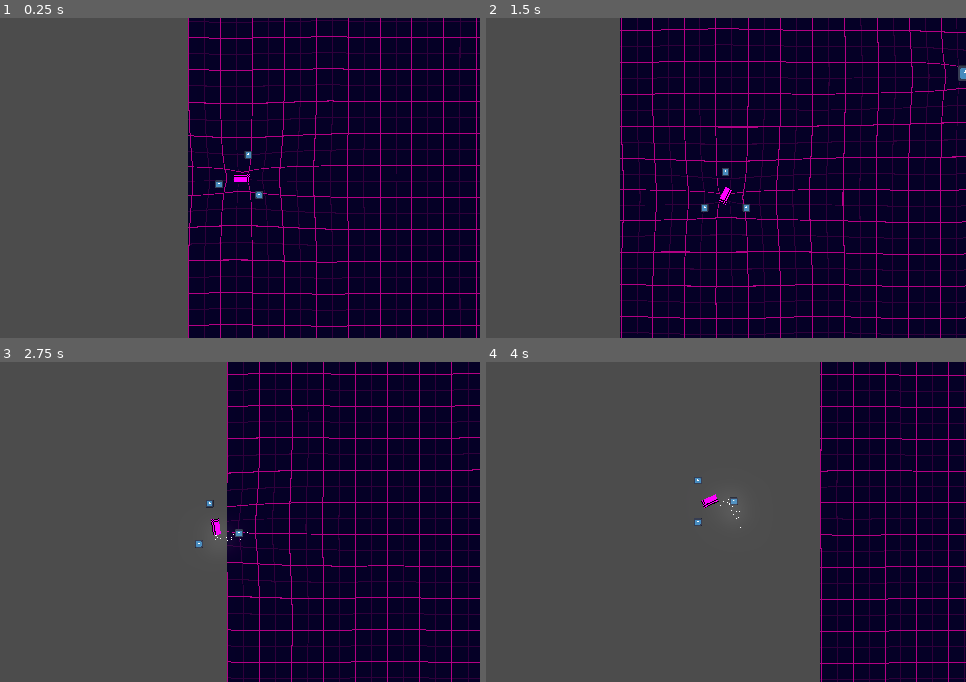
Above: before the commit, frames 1-4 (two rows, left to right).
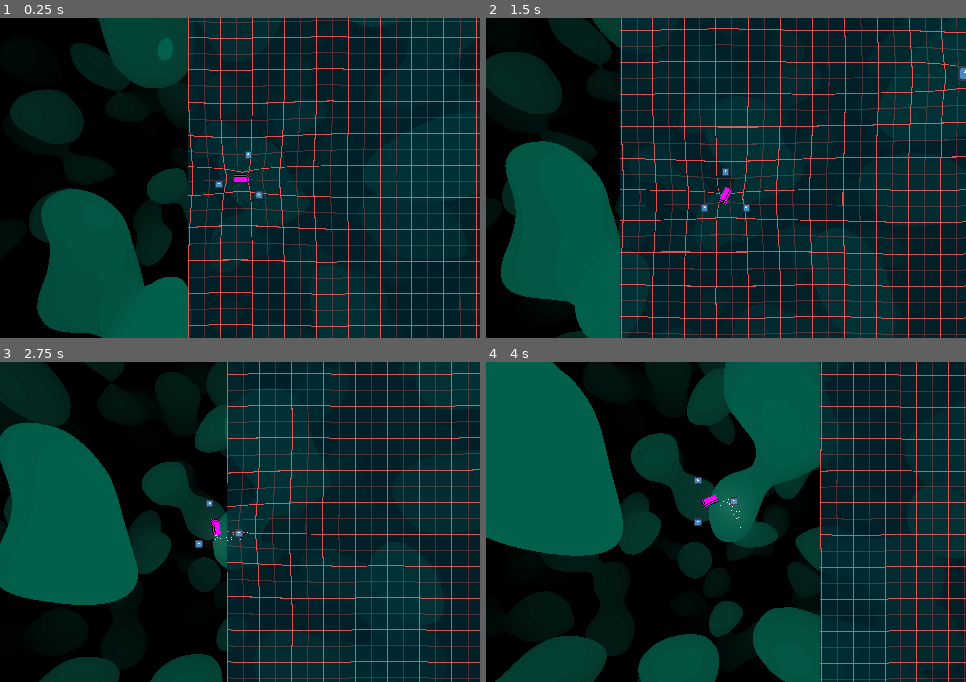
Above: after the commit, the same moments.

Repository: 3xcpy/roguelike-arcade-driving
Game: Godot game, scene res://scenes/main.tscn
Two runs of this game, one before a commit and one after it. Both use one fixed random seed, a clock stepped at 60 frames per second and the inputs below. Before the commit the project starts from res://scenes/stage.tscn. The engine's default icon, where the game draws it, is replaced by a stand-in: a white triangle on a blue panel in a dark square.
Inputs:
- Up to frame 1 (0.25 s): no input
- Up to frame 2 (1.5 s): tap Enter at 0.5 s; hold Right (steer_right) 0.53-1.28 s; tap Alt at 0.6 s; hold Down from 1.28 s (still down); tap Shift at 1.35 s
- Up to frame 3 (2.75 s): release Down at 2.03 s; hold Right (steer_right) from 2.03 s (still down); tap Alt at 2.1 s
- Up to frame 4 (4 s): release Right (steer_right) at 2.78 s; hold Up 2.78-3.53 s; tap Shift at 2.85 s; hold Left (steer_left) from 3.53 s (still down); tap Alt at 3.6 s

The runs differ from the first frame. In frame 1, 100% of the frame differs, in the area x 0-100%, y 0-100%; in frame 2, 100%; in frame 3, 100%; in frame 4, 100%.

Commit message:
new background, unify the distortions and color palette shaders on the floor

Diff:
--- a/project.godot
+++ b/project.godot
@@ -11,7 +11,7 @@
 [application]
 
 config/name="roguelike-arcade-driving"
-run/main_scene="uid://wb45rm4nabob"
+run/main_scene="uid://bi1kkpplws8fv"
 config/features=PackedStringArray("4.5", "GL Compatibility")
 config/icon="res://icon.svg"
 
--- /dev/null
+++ b/scenes/background_layer.tscn
@@ -0,0 +1,30 @@
+[gd_scene load_steps=3 format=3 uid="uid://512cfge4e2ek"]
+
+[ext_resource type="Shader" uid="uid://b0parpvmysipk" path="res://shaders/background.gdshader" id="1_757nl"]
+
+[sub_resource type="ShaderMaterial" id="ShaderMaterial_y0upk"]
+shader = ExtResource("1_757nl")
+shader_parameter/movement_speed = 0.1
+shader_parameter/movement_scale = 2.0
+shader_parameter/color_1 = Color(0, 0.63, 0.49, 1)
+shader_parameter/color_2 = Color(0.16, 0.16, 0.16, 1)
+
+[node name="BackgroundLayer" type="CanvasLayer"]
+layer = -1
+
+[node name="Background" type="Control" parent="."]
+layout_mode = 3
+anchors_preset = 15
+anchor_right = 1.0
+anchor_bottom = 1.0
+grow_horizontal = 2
+grow_vertical = 2
+
+[node name="ColorRect" type="ColorRect" parent="Background"]
+material = SubResource("ShaderMaterial_y0upk")
+layout_mode = 1
+anchors_preset = 15
+anchor_right = 1.0
+anchor_bottom = 1.0
+grow_horizontal = 2
+grow_vertical = 2
--- /dev/null
+++ b/scenes/main.tscn
@@ -0,0 +1,10 @@
+[gd_scene load_steps=3 format=3 uid="uid://bi1kkpplws8fv"]
+
+[ext_resource type="PackedScene" uid="uid://dv5b0tvp5gwwy" path="res://scenes/ui_layer.tscn" id="1_0wfyh"]
+[ext_resource type="PackedScene" uid="uid://wb45rm4nabob" path="res://scenes/stage.tscn" id="2_sugp2"]
+
+[node name="Main" type="Node"]
+
+[node name="UILayer" parent="." instance=ExtResource("1_0wfyh")]
+
+[node name="Stage" parent="." instance=ExtResource("2_sugp2")]
--- a/scenes/stage.tscn
+++ b/scenes/stage.tscn
@@ -1,14 +1,22 @@
-[gd_scene load_steps=13 format=3 uid="uid://wb45rm4nabob"]
+[gd_scene load_steps=15 format=3 uid="uid://wb45rm4nabob"]
 
 [ext_resource type="PackedScene" uid="uid://dhtn00310jucy" path="res://scenes/player.tscn" id="1_8rem4"]
 [ext_resource type="Texture2D" uid="uid://phtn83sdcm6r" path="res://sprites/grid.png" id="2_gi7kc"]
-[ext_resource type="Shader" uid="uid://celbxoq3s5mxx" path="res://shaders/distortions.gdshader" id="2_kewym"]
+[ext_resource type="Shader" uid="uid://celbxoq3s5mxx" path="res://shaders/floor.gdshader" id="2_kewym"]
 [ext_resource type="Script" uid="uid://d3cvnf1armkbm" path="res://scripts/floor.gd" id="4_6c5u0"]
-[ext_resource type="Material" uid="uid://csxiurfh7gu4o" path="res://materials/floor_colors.tres" id="5_2so7o"]
+[ext_resource type="PackedScene" uid="uid://512cfge4e2ek" path="res://scenes/background_layer.tscn" id="7_1hwpr"]
 [ext_resource type="PackedScene" uid="uid://b4sghwhykpity" path="res://scenes/enemy.tscn" id="7_st0q7"]
+
+[sub_resource type="Gradient" id="Gradient_2so7o"]
+offsets = PackedFloat32Array(0, 0.6020761)
+colors = PackedColorArray(0, 0.15920904, 0.18987799, 0.8235294, 1, 0.3372549, 0.3529412, 0.89411765)
+
+[sub_resource type="GradientTexture1D" id="GradientTexture1D_st0q7"]
+gradient = SubResource("Gradient_2so7o")
 
 [sub_resource type="ShaderMaterial" id="ShaderMaterial_6c5u0"]
 shader = ExtResource("2_kewym")
+shader_parameter/gradient = SubResource("GradientTexture1D_st0q7")
 shader_parameter/positions = PackedVector2Array(400, 300, 0, 0, 0, 0, 0, 0, 0, 0, 0, 0, 0, 0, 0, 0, 0, 0, 0, 0, 0, 0, 0 …(316 unchanged characters)…
 shader_parameter/count = 1
 shader_parameter/weight = 0.2
@@ -52,16 +60,6 @@
 stretch_mode = 1
 script = ExtResource("4_6c5u0")
 
-[node name="ColorModifier" type="ColorRect" parent="Floor"]
-material = ExtResource("5_2so7o")
-layout_mode = 1
-anchors_preset = 15
-anchor_right = 1.0
-anchor_bottom = 1.0
-grow_horizontal = 2
-grow_vertical = 2
-pivot_offset = Vector2(200, 26)
-
 [node name="WorldEnvironment" type="WorldEnvironment" parent="."]
 environment = SubResource("Environment_2so7o")
 
@@ -90,3 +88,5 @@
 
 [node name="Enemy2" parent="." instance=ExtResource("7_st0q7")]
 position = Vector2(346, 204)
+
+[node name="BackgroundLayer" parent="." instance=ExtResource("7_1hwpr")]
--- /dev/null
+++ b/scenes/ui_layer.tscn
@@ -0,0 +1,4 @@
+[gd_scene format=3 uid="uid://dv5b0tvp5gwwy"]
+
+[node name="UILayer" type="CanvasLayer"]
+layer = -1
--- /dev/null
+++ b/shaders/background.gdshader
@@ -0,0 +1,78 @@
+shader_type canvas_item;
+
+uniform float movement_speed : hint_range(0.0, 1.0) = 0.1;
+uniform float movement_scale : hint_range(0.0, 5.0) = 2.0;
+uniform vec4 color_1 : source_color = vec4(0.0, 0.63, 0.49, 1);
+uniform vec4 color_2 : source_color = vec4(0.16, 0.16, 0.16,1);
+
+vec3 mod289(vec3 x) { return x - floor(x * (1.0 / 289.0)) * 289.0; }
+vec4 mod289(vec4 x) { return x - floor(x * (1.0 / 289.0)) * 289.0; }
+vec4 permute(vec4 x) { return mod289(((x * 34.0) + 1.0) * x); }
+vec4 taylorInvSqrt(vec4 r) { return 1.79284291400159 - 0.85373472095314 * r; }
+
+float snoise(vec3 v) {
+    const vec2 C = vec2(1.0 / 6.0, 1.0 / 3.0);
+    const vec4 D = vec4(0.0, 0.5, 1.0, 2.0);
+    vec3 i = floor(v + dot(v, C.yyy));
+    vec3 x0 = v - i + dot(i, C.xxx);
+    vec3 g = step(x0.yzx, x0.xyz);
+    vec3 l = 1.0 - g;
+    vec3 i1 = min(g.xyz, l.zxy);
+    vec3 i2 = max(g.xyz, l.zxy);
+    vec3 x1 = x0 - i1 + C.xxx;
+    vec3 x2 = x0 - i2 + C.yyy;
+    vec3 x3 = x0 - D.yyy;
+    i = mod289(i);
+    vec4 p = permute(permute(permute(i.z + vec4(0.0, i1.z, i2.z, 1.0)) + i.y + vec4(0.0, i1.y, i2.y, 1.0)) + i.x + vec4(0.0, i1.x, i2.x, 1.0));
+    float n_ = 0.142857142857;
+    vec3 ns = n_ * D.wyz - D.xzx;
+    vec4 j = p - 49.0 * floor(p * ns.z * ns.z);
+    vec4 x_ = floor(j * ns.z);
+    vec4 y_ = floor(j - 7.0 * x_);
+    vec4 x = x_ * ns.x + ns.yyyy;
+    vec4 y = y_ * ns.x + ns.yyyy;
+    vec4 h = 1.0 - abs(x) - abs(y);
+    vec4 b0 = vec4(x.xy, y.xy);
+    vec4 b1 = vec4(x.zw, y.zw);
+    vec4 s0 = floor(b0) * 2.0 + 1.0;
+    vec4 s1 = floor(b1) * 2.0 + 1.0;
+    vec4 sh = -step(h, vec4(0.0));
+    vec4 a0 = b0.xzyw + s0.xzyw * sh.xxyy;
+    vec4 a1 = b1.xzyw + s1.xzyw * sh.zzww;
+    vec3 p0 = vec3(a0.xy, h.x);
+    vec3 p1 = vec3(a0.zw, h.y);
+    vec3 p2 = vec3(a1.xy, h.z);
+    vec3 p3 = vec3(a1.zw, h.w);
+    vec4 norm = taylorInvSqrt(vec4(dot(p0, p0), dot(p1, p1), dot(p2, p2), dot(p3, p3)));
+    p0 *= norm.x;
+    p1 *= norm.y;
+    p2 *= norm.z;
+    p3 *= norm.w;
+    vec4 m = max(0.6 - vec4(dot(x0, x0), dot(x1, x1), dot(x2, x2), dot(x3, x3)), 0.0);
+    m = m * m;
+    return 42.0 * dot(m * m, vec4(dot(p0, x0), dot(p1, x1), dot(p2, x2), dot(p3, x3)));
+}
+
+void fragment() {
+    vec2 uv = (UV * 2.0 - 1.0);
+    float aspect_ratio = (1.0 / SCREEN_PIXEL_SIZE).x / (1.0 / SCREEN_PIXEL_SIZE).y;
+    uv.x *= aspect_ratio;
+
+    vec2 xy_plane_motion = vec2(cos(TIME * movement_speed), sin(TIME * movement_speed)) * movement_scale;
+    vec3 cam = vec3(xy_plane_motion, TIME * 0.08);
+    vec3 ro = vec3(0.0, 0.0, 0.0);
+    vec3 rd = normalize(vec3(uv.xy, 1.0));
+
+    float c = 4.0;
+    for (float step = 0.0; step < 64.0; step += 1.0) {
+        vec3 p = cam + ro + ((rd * 0.08) * step);
+        float d = snoise(p);
+        c = length(cam - p);
+        if (d > 0.5 && c > 1.0) {
+            break;
+        }
+    }
+
+    c = (c > 4.0) ? 0.0 : (4.0 - c) * 0.25;
+    COLOR = vec4(mix(color_2.rgb, color_1.rgb, c) * c, 1.0);
+}
--- a/shaders/distortions.gdshader
+++ b/shaders/floor.gdshader
@@ -1,4 +1,7 @@
 shader_type canvas_item;
+
+uniform sampler2D gradient;
+uniform sampler2D SCREEN_TEXTURE : hint_screen_texture, filter_linear_mipmap;
 
 uniform vec2 positions[64];
 uniform int count;
@@ -25,6 +28,10 @@
 		offset += disp * falloff;
 	}
 
-	COLOR = texture(TEXTURE, UV + offset);
-	//COLOR = vec4(vec3(length(offset)*2.0), 1.0);
+	vec4 color = texture(TEXTURE, UV + offset);
+	float gray = (color.r + color.g + color.b) / 3.0;
+
+	vec2 new_uv = vec2(gray);
+	vec4 gradient_color = texture(gradient, new_uv);
+	COLOR = gradient_color;
 }
Not shown, added: shaders/background.gdshader.uid
Renamed: shaders/distortions.gdshader.uid -> shaders/floor.gdshader.uid
